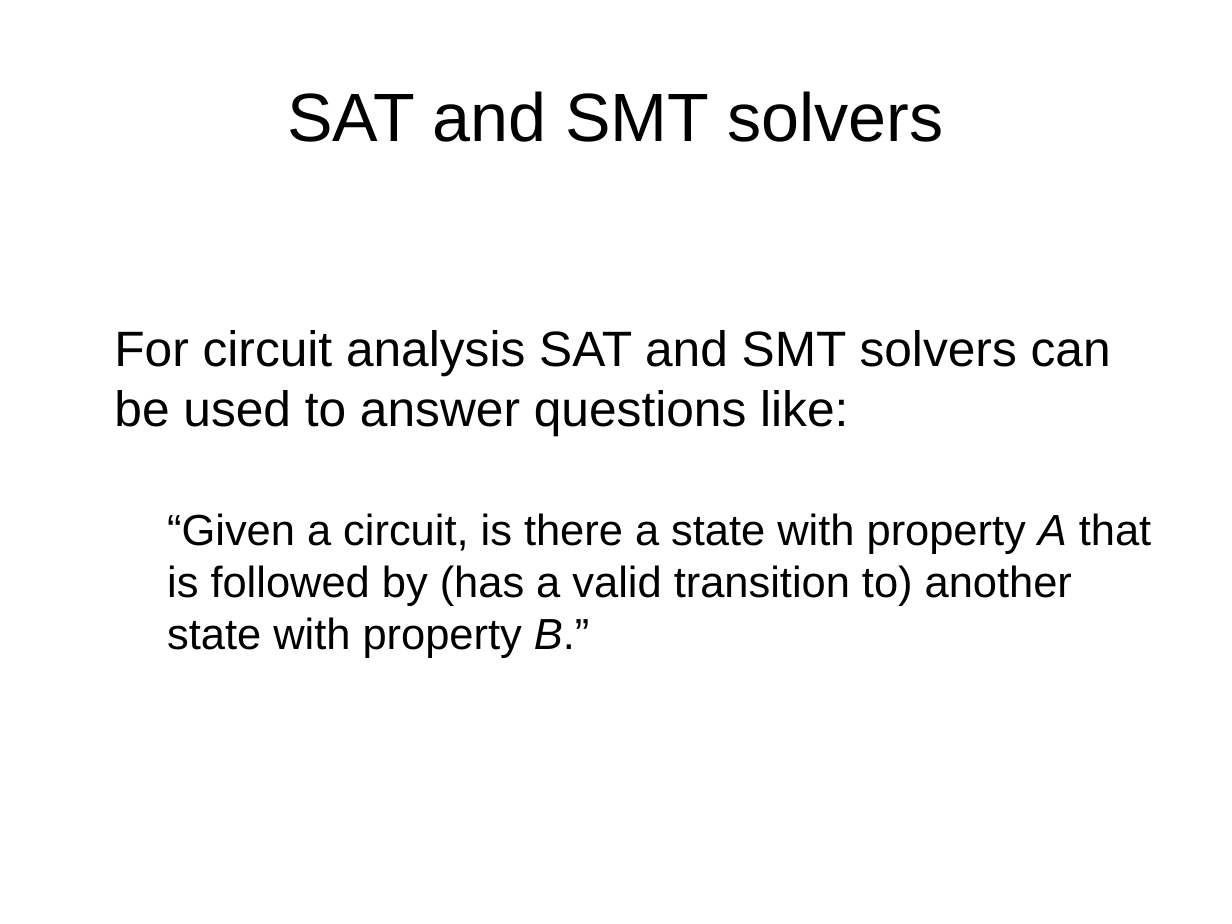
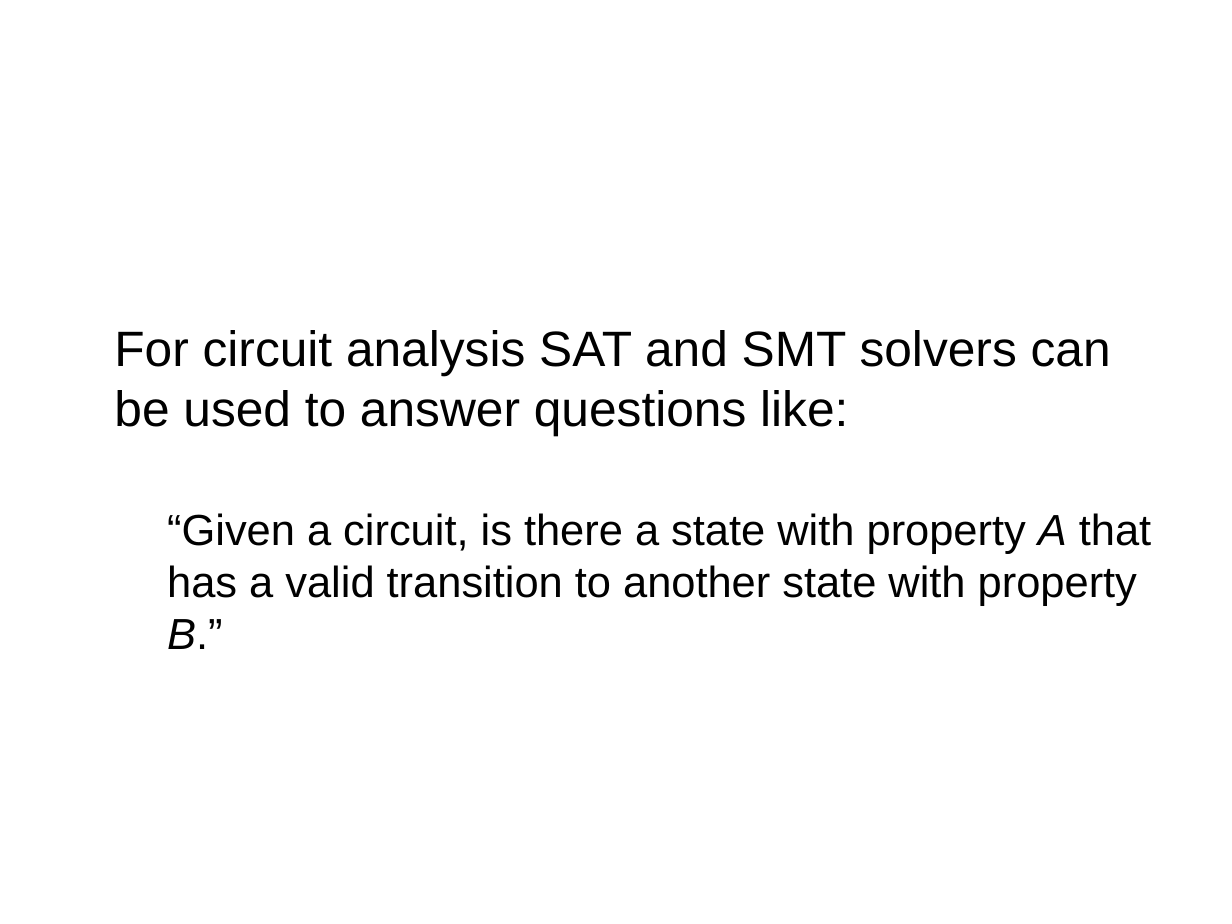
Before and after one commit to daveshah1/formal-fpl, a slide deck: slide 10 of wosh-presentation.odp (slide 4 before the commit). Drawn at 1232x924 pixels with LibreOffice and Linux fonts; fonts in the diff are those of the drawing. Boxes give left, top, right and bottom in pixels: in the first picture for what was removed or moved away, otherwise in the second. Text is boxed around its words. In the diff, an @@ line names an element or a change of style, - is before the commit and + after.

Commit message:
presentation and add .gitignore for solver files

```diff
--- a/wosh-presentation.odp
+++ b/wosh-presentation.odp
@@ title removed at (287, 91, 943, 142) @@
-SAT and SMT solvers
@@ text at (167, 513, 1151, 649): text changed @@
-  “Given a circuit, is there a state with property A that is followed by (has a valid transition to) another state with property B.”
+  “Given a circuit, is there a state with property A that has a valid transition to another state with property B.”
```
Also in this commit, not shown: 9 other slides changed, 12 slides added, 5 slides removed, 1 other file.
